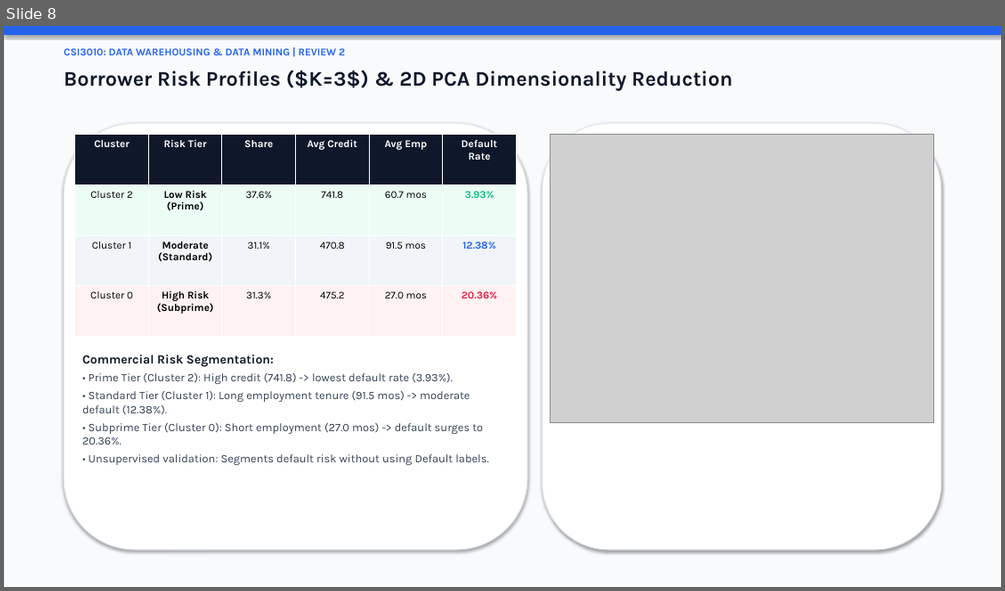
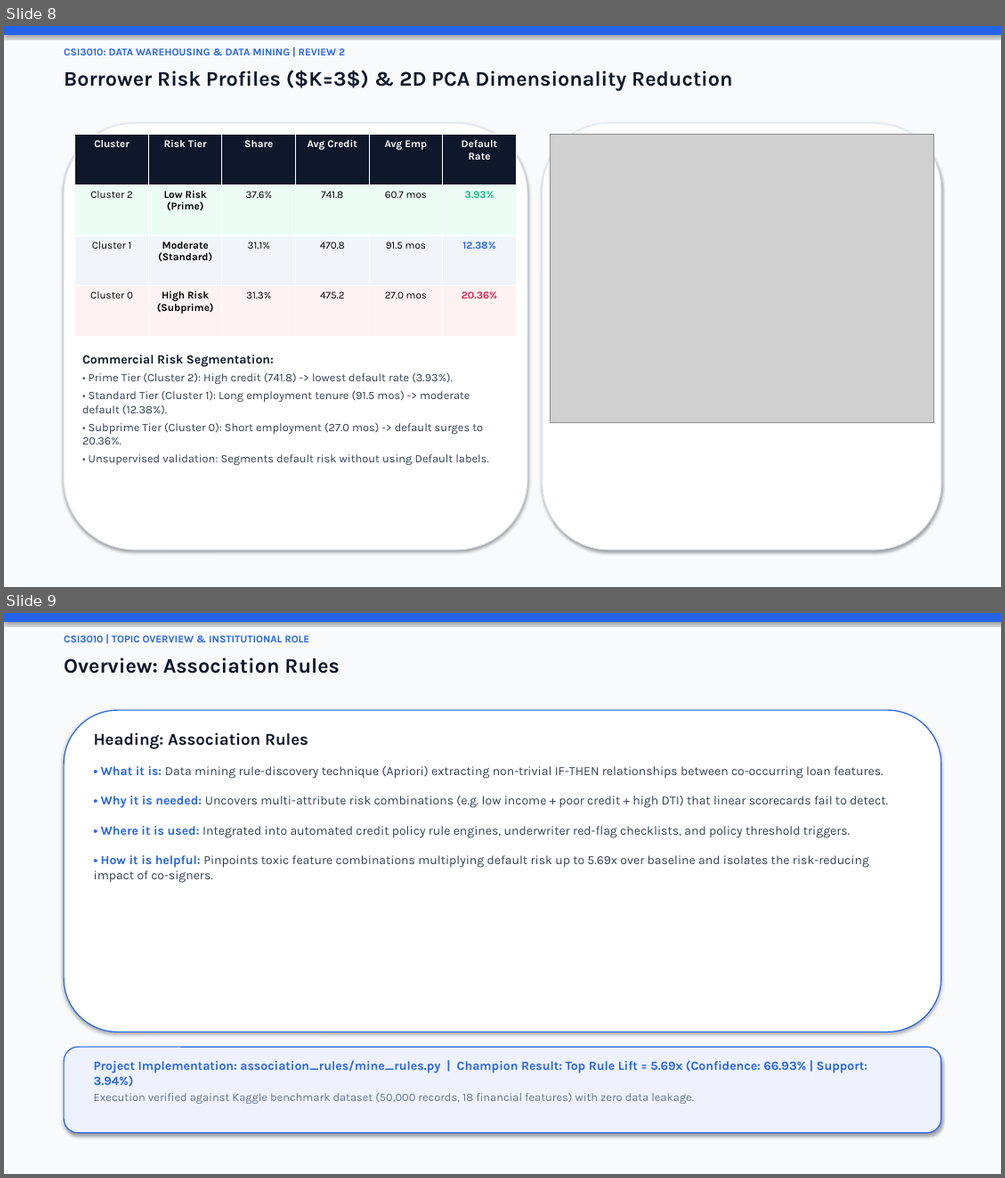
Before and after one commit to MahaprabhuK/Byte_Brigades_Loan_Default, a slide deck: Review2_ByteBrigades_LoanDefault.pptx. Shown one above the other, each under a label of ours: slide 8 before the commit, slides 8 and 9 after it. The pictures are 1005x591 and 1005x1178 pixels, drawn with LibreOffice and Linux fonts; fonts in the diff are those of the drawing; grey boxes stand for pictures. Boxes give left, top, right and bottom in pixels: in the first picture for what was removed or moved away, otherwise in the second. Text is boxed around its words. In the diff, an @@ line names an element or a change of style, - is before the commit and + after.

Commit message:
fix(presentation): resolve confusion matrix title overlap & format topic intros with exact What/Why/Where/How bullet structure

```diff
--- a/Review2_ByteBrigades_LoanDefault.pptx
+++ b/Review2_ByteBrigades_LoanDefault.pptx
@@ slide 9 added at box(4, 613, 1001, 1174), background #F8FAFC @@
@@ rectangle added at box(4, 613, 1001, 622), fill #2563EB @@
@@ text added at box(64, 635, 309, 642), 10 pt, text #2563EB, bold @@
+CSI3010 | TOPIC OVERVIEW & INSTITUTIONAL ROLE
@@ text added at box(64, 657, 339, 674), 20 pt, text #0F172A, bold @@
+Overview: Association Rules
@@ rounded rectangle added at box(64, 710, 941, 1032), fill #FFFFFF, outline #2563EB 1 pt @@
@@ text added at box(94, 732, 888, 883), 12 pt, text #334155 @@
+Heading: Association Rules
+• What it is: Data mining rule-discovery technique (Apriori) extracting non-trivial IF-THEN relationships between co-occurring loan features.
+• Why it is needed: Uncovers multi-attribute risk combinations (e.g. low income + poor credit + high DTI) that linear scorecards fail to detect.
+• Where it is used: Integrated into automated credit policy rule engines, underwriter red-flag checklists, and policy threshold triggers.
+• How it is helpful: Pinpoints toxic feature combinations multiplying default risk up to 5.69x over baseline and isolates the risk-reducing impact of co-signers.
@@ rounded rectangle added at box(64, 1046, 941, 1133), fill #EEF2FF, outline #2563EB 1 pt @@
@@ text added at box(94, 1060, 867, 1103), 12 pt, text #2563EB, bold @@
+Project Implementation: association_rules/mine_rules.py | Champion Result: Top Rule Lift = 5.69x (Confidence: 66.93% | Support: 3.94%)
+Execution verified against Kaggle benchmark dataset (50,000 records, 18 financial features) with zero data leakage.
```
Also in this commit, not shown: 2 slides changed, 2 other slides added, 3 slides removed, 2 other files.
